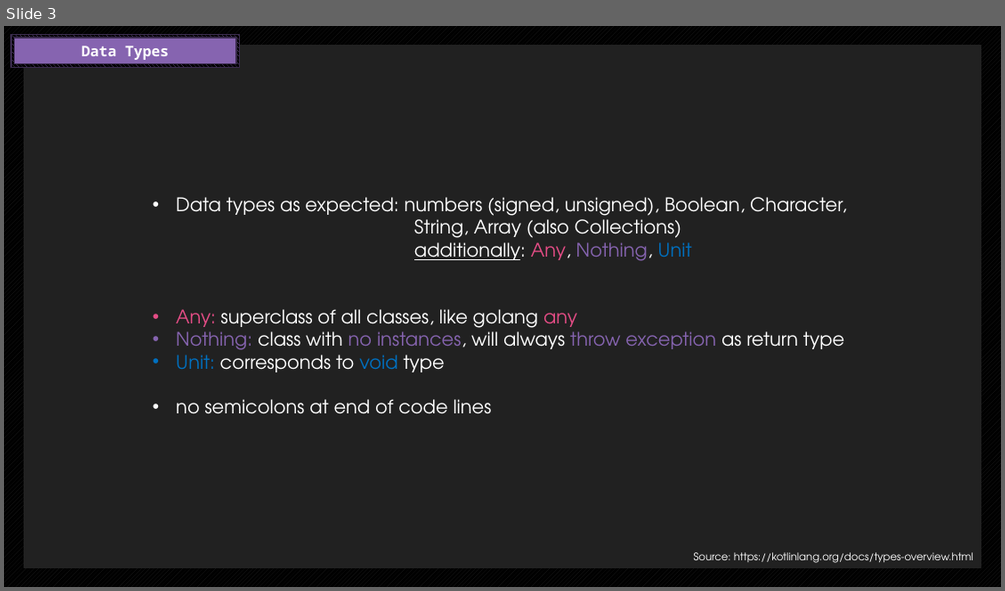
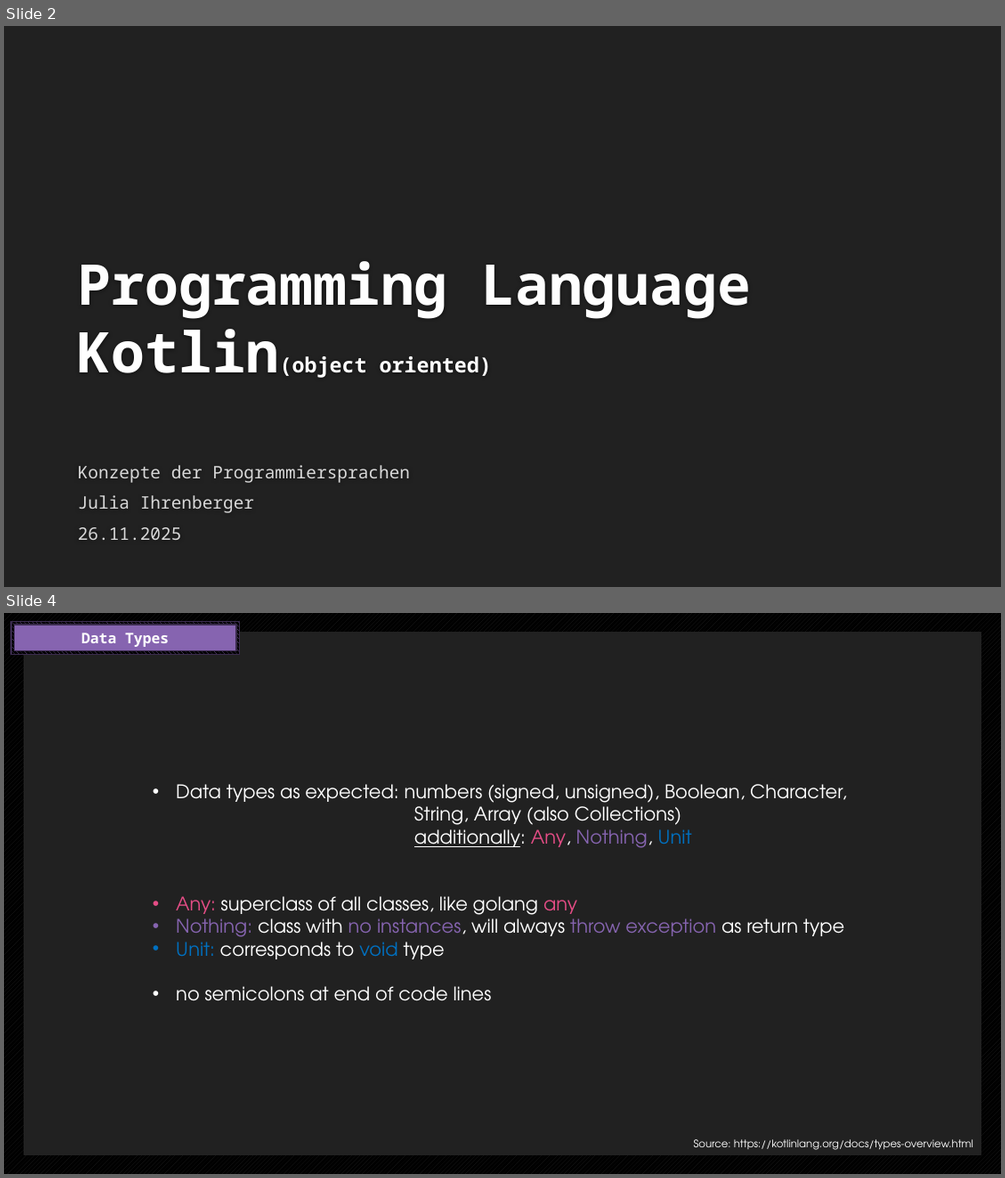
Before and after one commit to endorivium/informational-mastery, a slide deck: KP/Blitzlicht_Kotlin.pptx. Shown one above the other, each under a label of ours: slide 3 before the commit, slides 2 and 4 after it; the slides between them are not shown. The pictures are 1005x591 and 1005x1178 pixels, drawn with LibreOffice and Linux fonts; fonts in the diff are those of the drawing; background and template pictures are left out. Boxes give left, top, right and bottom in pixels: in the first picture for what was removed or moved away, otherwise in the second. Text is boxed around its words. In the diff, an @@ line names an element or a change of style, - is before the commit and + after.

```diff
--- a/KP/Blitzlicht_Kotlin.pptx
+++ b/KP/Blitzlicht_Kotlin.pptx
@@ slide 2 added at <box>4,26,1001,587</box>, background #212121 @@
@@ title added at <box>78,261,750,378</box>, 54 pt, text #FFFFFF, bold @@
+Programming Language
+Kotlin(object oriented)
@@ subtitle added at <box>78,465,410,540</box>, 16.6 pt, text #D9D9D9 @@
+Konzepte der Programmiersprachen
+Julia Ihrenberger
+26.11.2025
@@ what was slide 3 is now slide 4 @@
```
Also in this commit, not shown: 2 slides changed, 1 other slide added, 1 slide removed, 5 other files.
